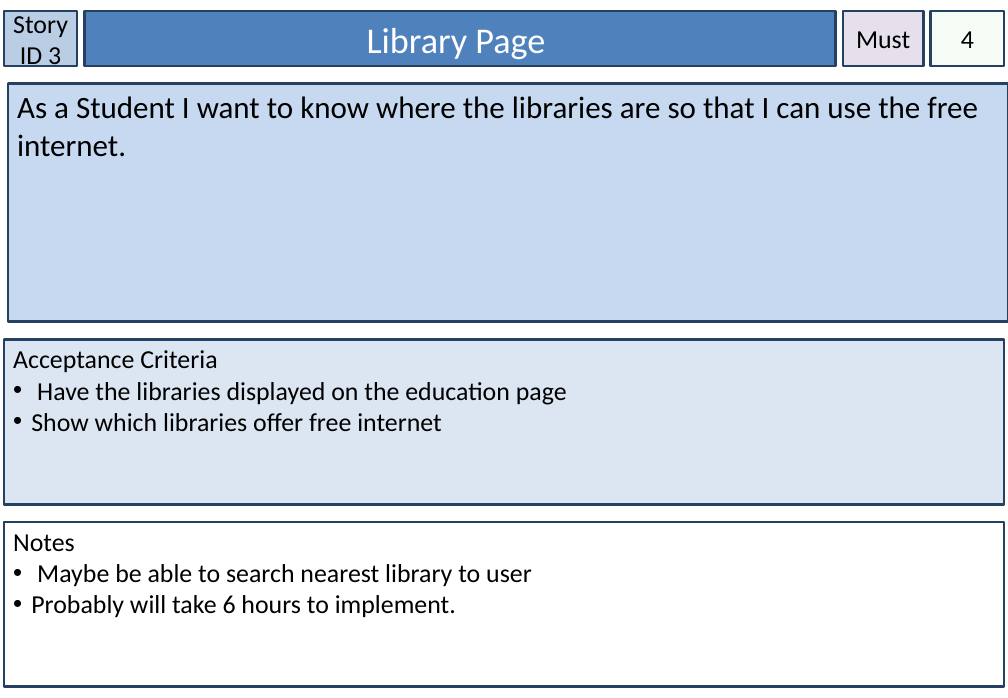
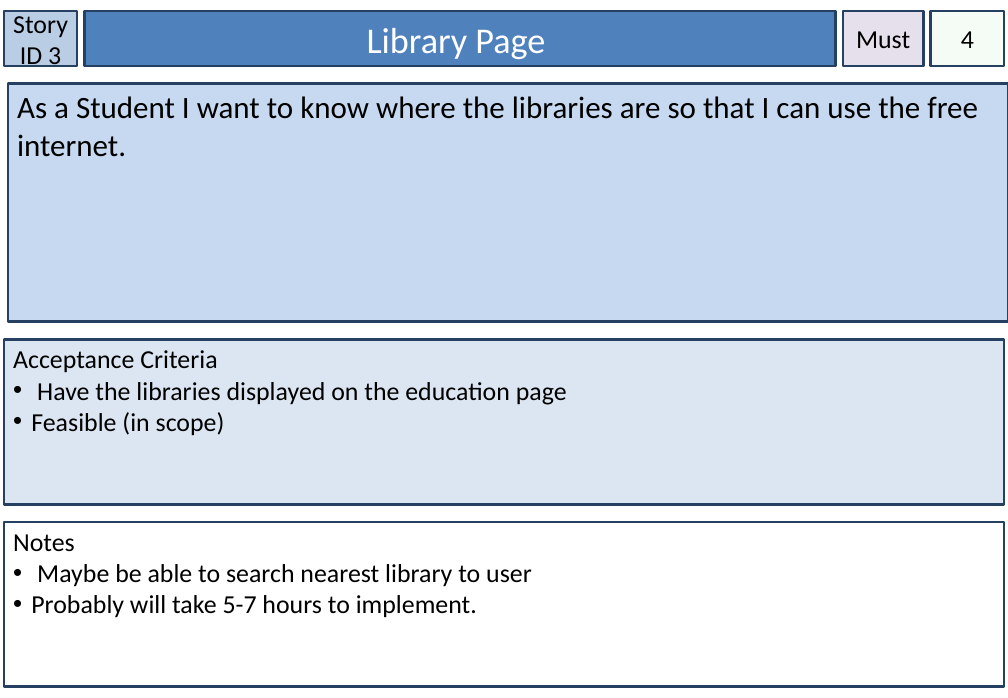
Before and after one commit to amckellar28/I-am-the-Scrub-Master, a slide deck: slide 4 of User Stories.pptx. Drawn at 1008x698 pixels with LibreOffice and Linux fonts; fonts in the diff are those of the drawing. Boxes give left, top, right and bottom in pixels: in the first picture for what was removed or moved away, otherwise in the second. Text is boxed around its words. In the diff, an @@ line names an element or a change of style, - is before the commit and + after.

```diff
--- a/User Stories.pptx
+++ b/User Stories.pptx
@@ text in rectangle at bbox=[31, 412, 225, 436]: text changed @@
-• Show which libraries offer free internet
+• Feasible (in scope)
@@ text in rectangle at bbox=[31, 595, 477, 618]: text changed @@
-• Probably will take 6 hours to implement.
+• Probably will take 5-7 hours to implement.
```
Also in this commit, not shown: 7 other slides changed.
